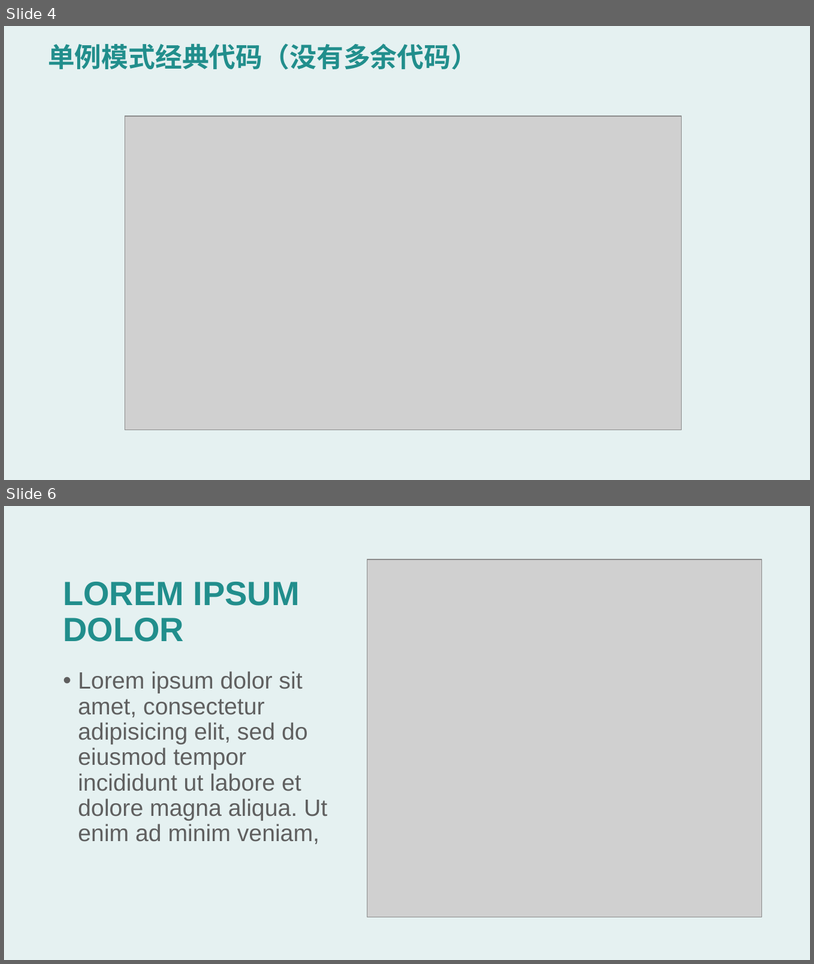
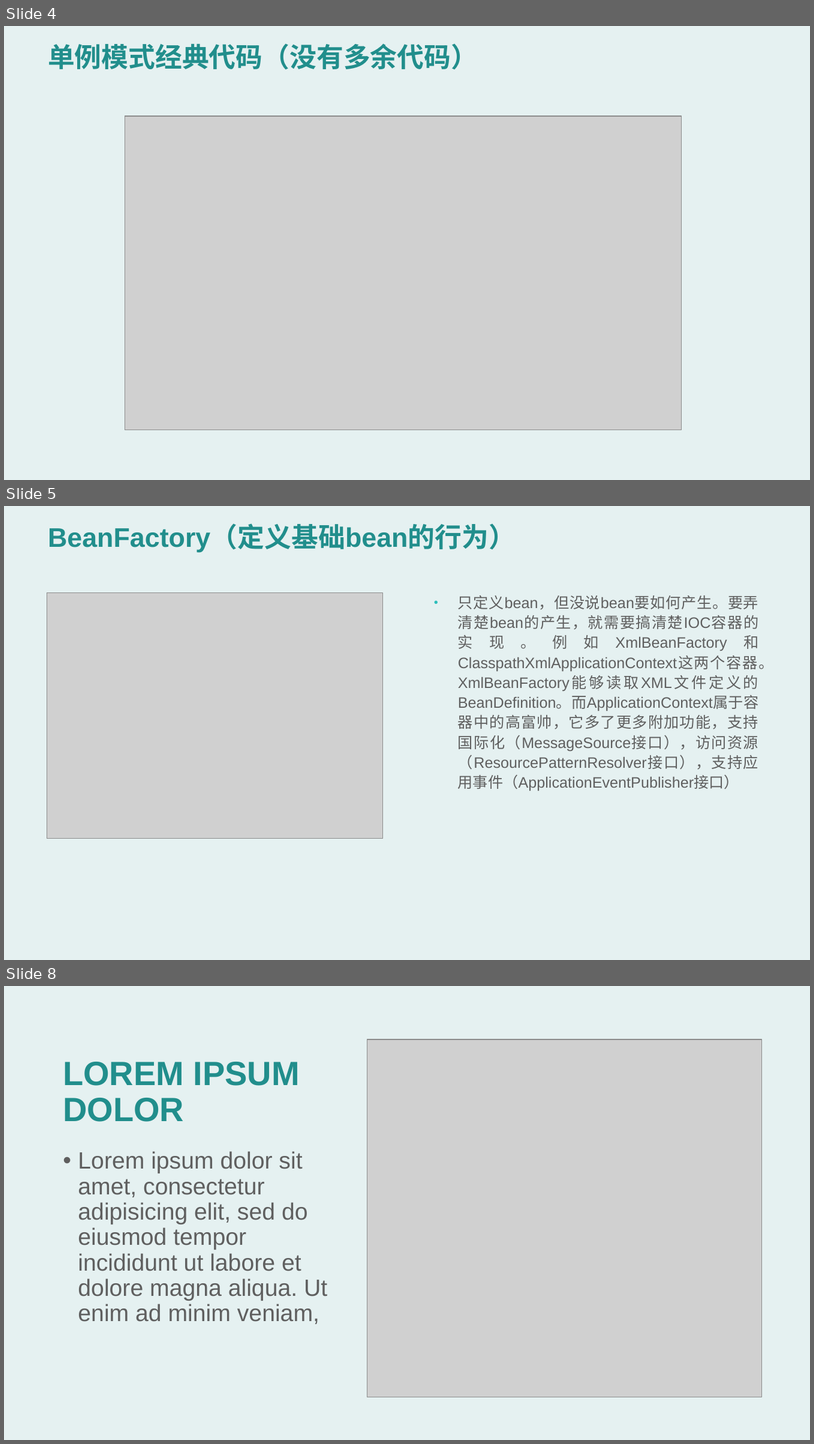
Before and after one commit to woodywoodpecker/py4j-notes, a slide deck: Spring/Spring源码分析.pptx. Shown one above the other, each under a label of ours: slides 4 and 6 before the commit, slides 4, 5 and 8 after it; the slides between them are not shown. The pictures are 814x964 and 814x1444 pixels, drawn with LibreOffice and Linux fonts; fonts in the diff are those of the drawing; grey boxes stand for pictures. Boxes give left, top, right and bottom in pixels: in the first picture for what was removed or moved away, otherwise in the second. Text is boxed around its words. In the diff, an @@ line names an element or a change of style, - is before the commit and + after.

```diff
--- a/Spring/Spring源码分析.pptx
+++ b/Spring/Spring源码分析.pptx
@@ slide 5 added at [4, 506, 810, 960], background #FFFFFF; not listed: 1 template element that a slide beside it also shows @@
@@ title added at [48, 526, 516, 552], 32 pt, text #218E8C, bold @@
+BeanFactory（定义基础bean的行为）
@@ picture added at [47, 593, 383, 839] @@
@@ text added at [458, 595, 774, 790], 18 pt, text #5F5F5F @@
+• 只定义bean，但没说bean要如何产生。要弄清楚bean的产生，就需要搞清楚IOC容器的实现。例如XmlBeanFactory和ClasspathXmlApplicationContext这两个容器。XmlBeanFactory能够读取XML文件定义的BeanDefinition。而ApplicationContext属于容器中的高富帅，它多了更多附加功能，支持国际化（MessageSource接口），访问资源（ResourcePatternResolver接口），支持应用事件（ApplicationEventPublisher接口）
@@ what was slide 6 is now slide 8 @@
```
Also in this commit, not shown: 2 other slides added, 1 slide removed.
